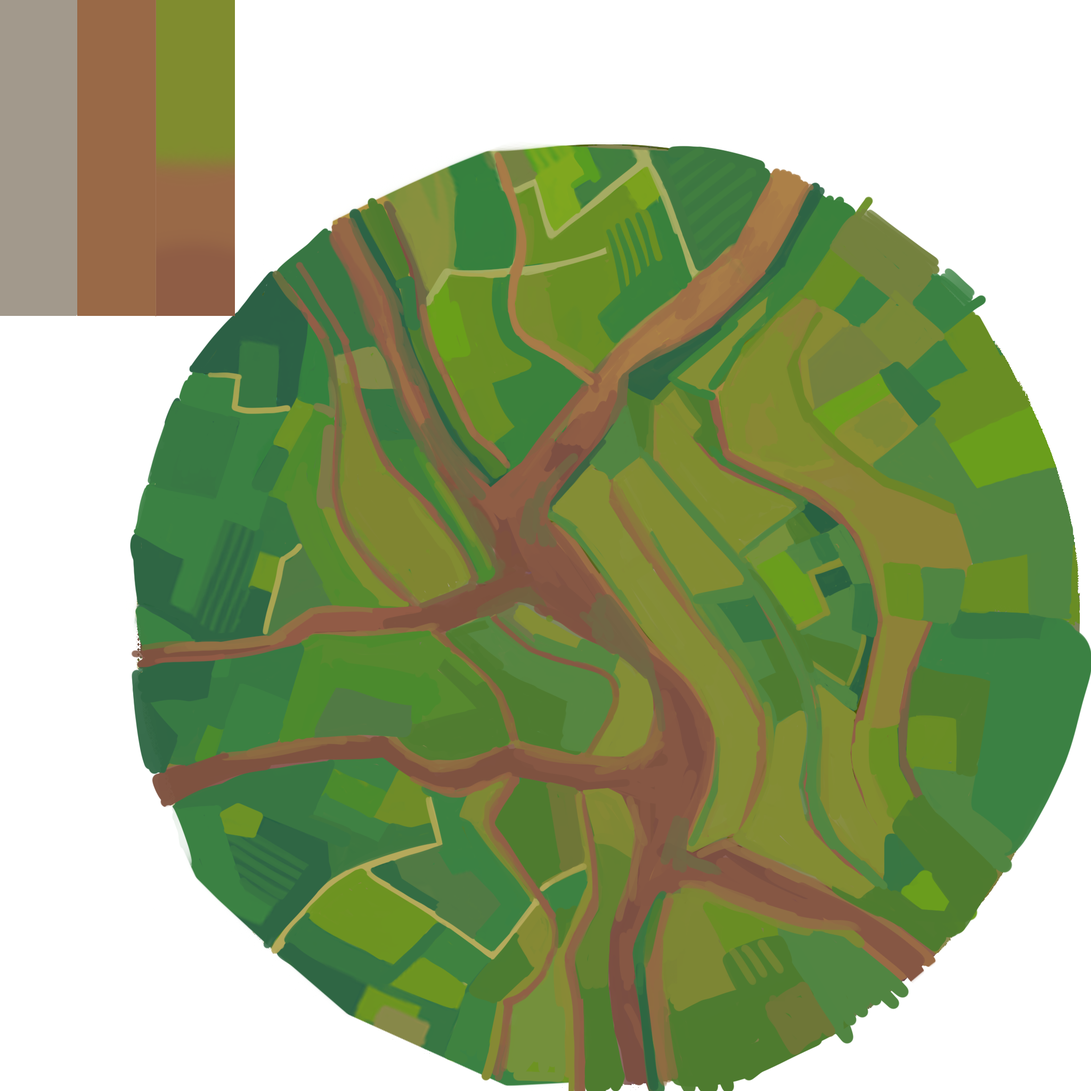
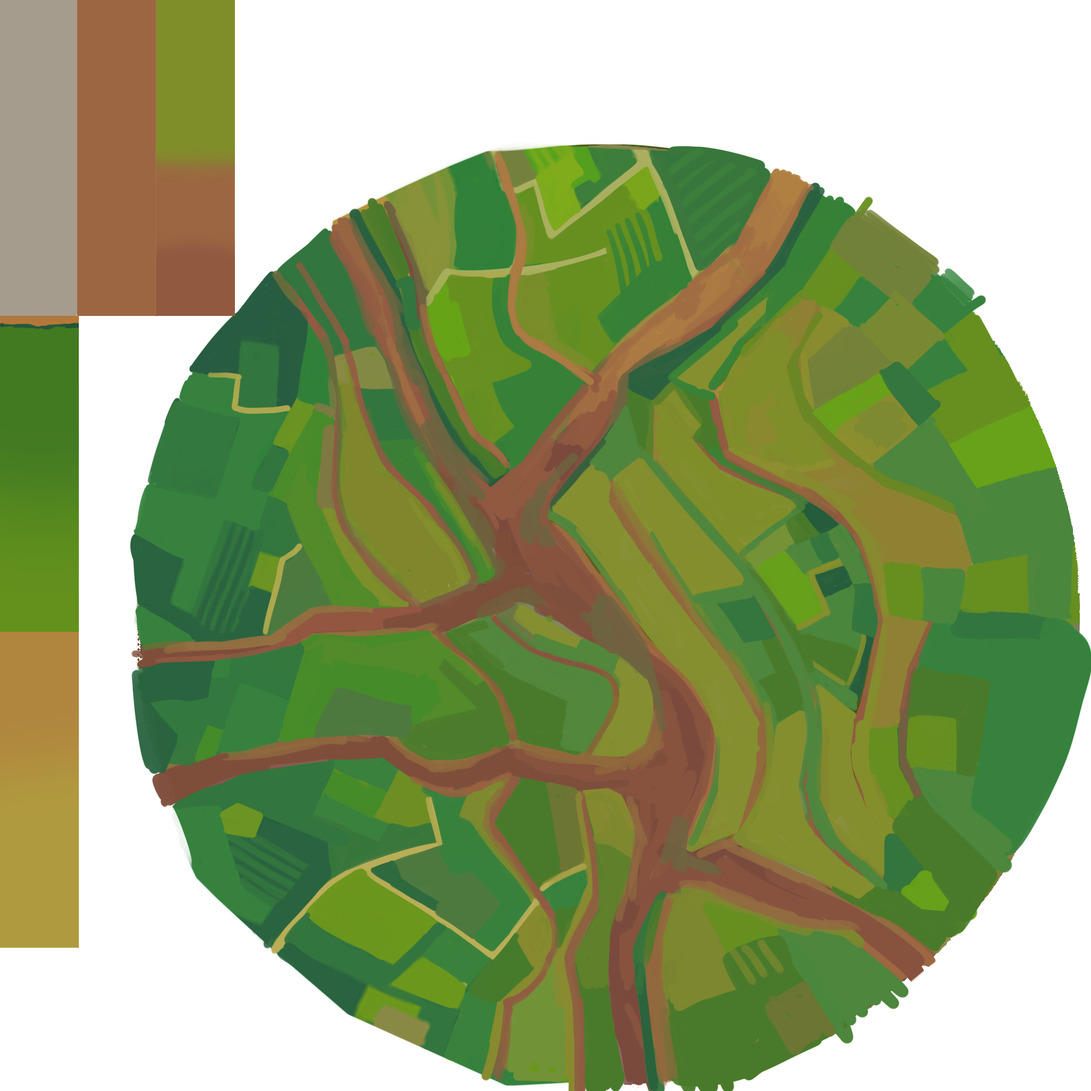
Before/after of a w=1091, h=1091 layered artwork. What changed in the layer stack:
added layer "Calque 7" above "Calque 6" over [0, 632, 79, 949]
added layer "Calque 6" above "Calque 4" over [0, 316, 79, 633]
